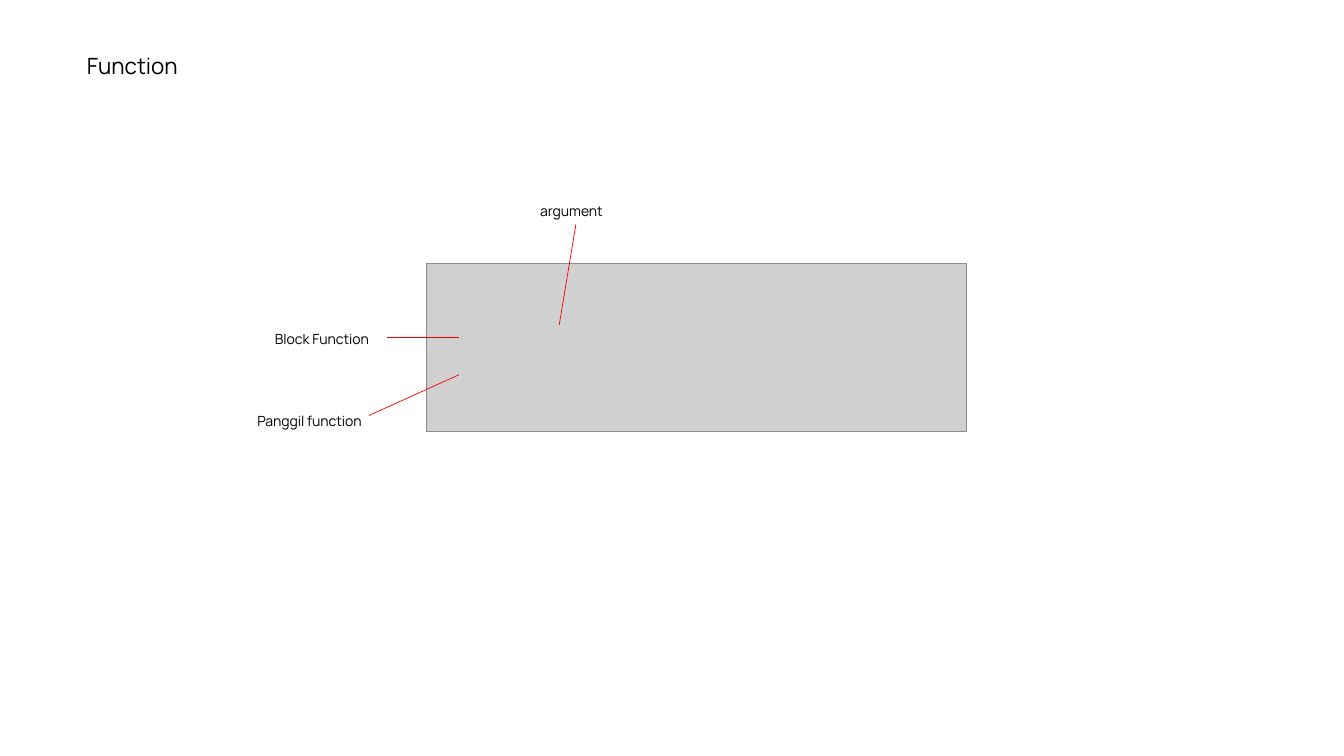
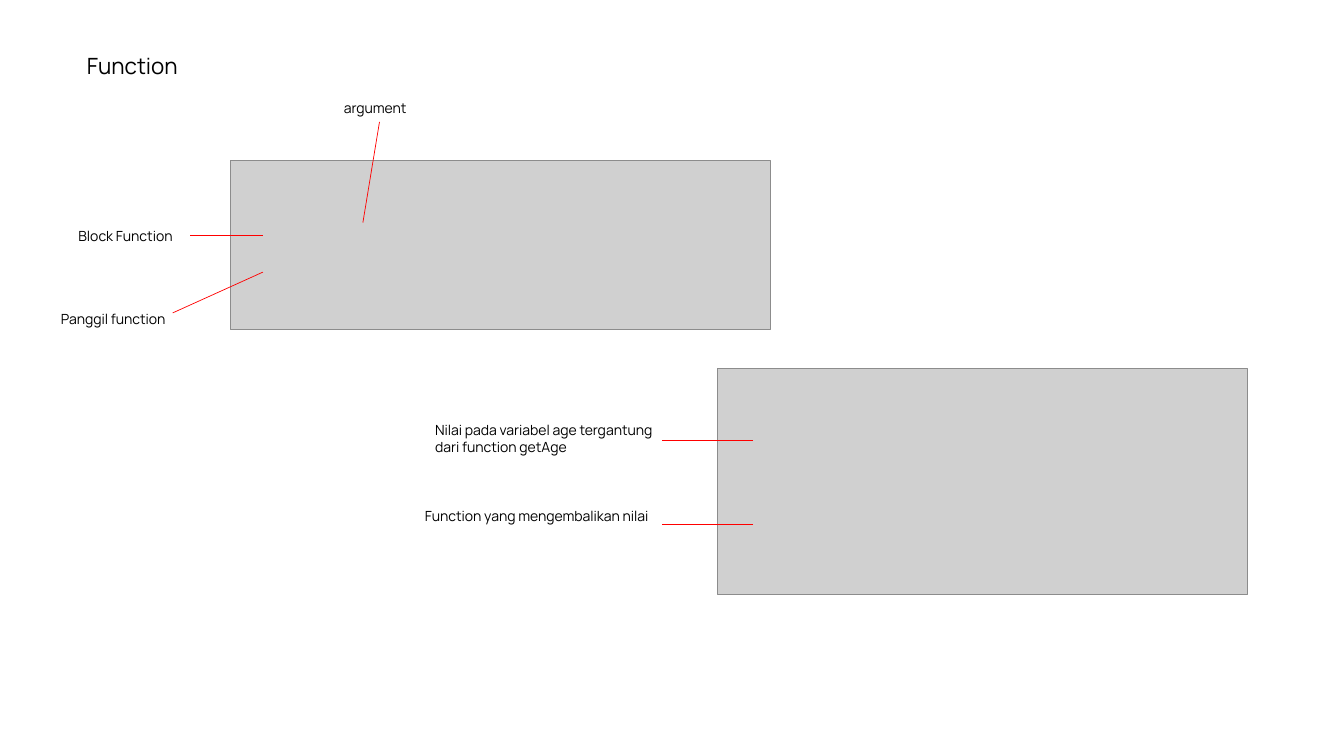
Before and after one commit to saddam-satria/learning-material, a slide deck: slide 12 of march/week-1/meeting-1/PPT.pptx (slide 11 before the commit). Drawn at 1344x756 pixels with LibreOffice and Linux fonts; fonts in the diff are those of the drawing; grey boxes stand for pictures. Boxes give left, top, right and bottom in pixels: in the first picture for what was removed or moved away, otherwise in the second. Text is boxed around its words. In the diff, an @@ line names an element or a change of style, - is before the commit and + after.

```diff
--- a/march/week-1/meeting-1/PPT.pptx
+++ b/march/week-1/meeting-1/PPT.pptx
@@ picture: place and size @@
-picture at [426, 263, 967, 432]
+picture at [231, 161, 771, 330]
@@ 3 lines, 2 texts: place and size @@
-3 lines, 2 texts at [275, 206, 603, 415]
+3 lines, 2 texts at [78, 103, 407, 313]
@@ text "Panggil function": place and size @@
-text "Panggil function" at [257, 415, 362, 430]
+text "Panggil function" at [61, 313, 166, 328]
@@ picture added at [718, 369, 1247, 596] @@
@@ text added at [435, 424, 653, 456], 10 pt, text #000000 @@
+Nilai pada variabel age tergantung dari function getAge
@@ line added from (753, 441) to (662, 441), #FF0000 0.5 pt @@
@@ text added at [425, 510, 649, 525], 10 pt, text #000000 @@
+Function yang mengembalikan nilai
@@ line added from (753, 525) to (662, 525), #FF0000 0.5 pt @@
```
Also in this commit, not shown: 4 other slides changed, 1 slide added, 9 other files.
